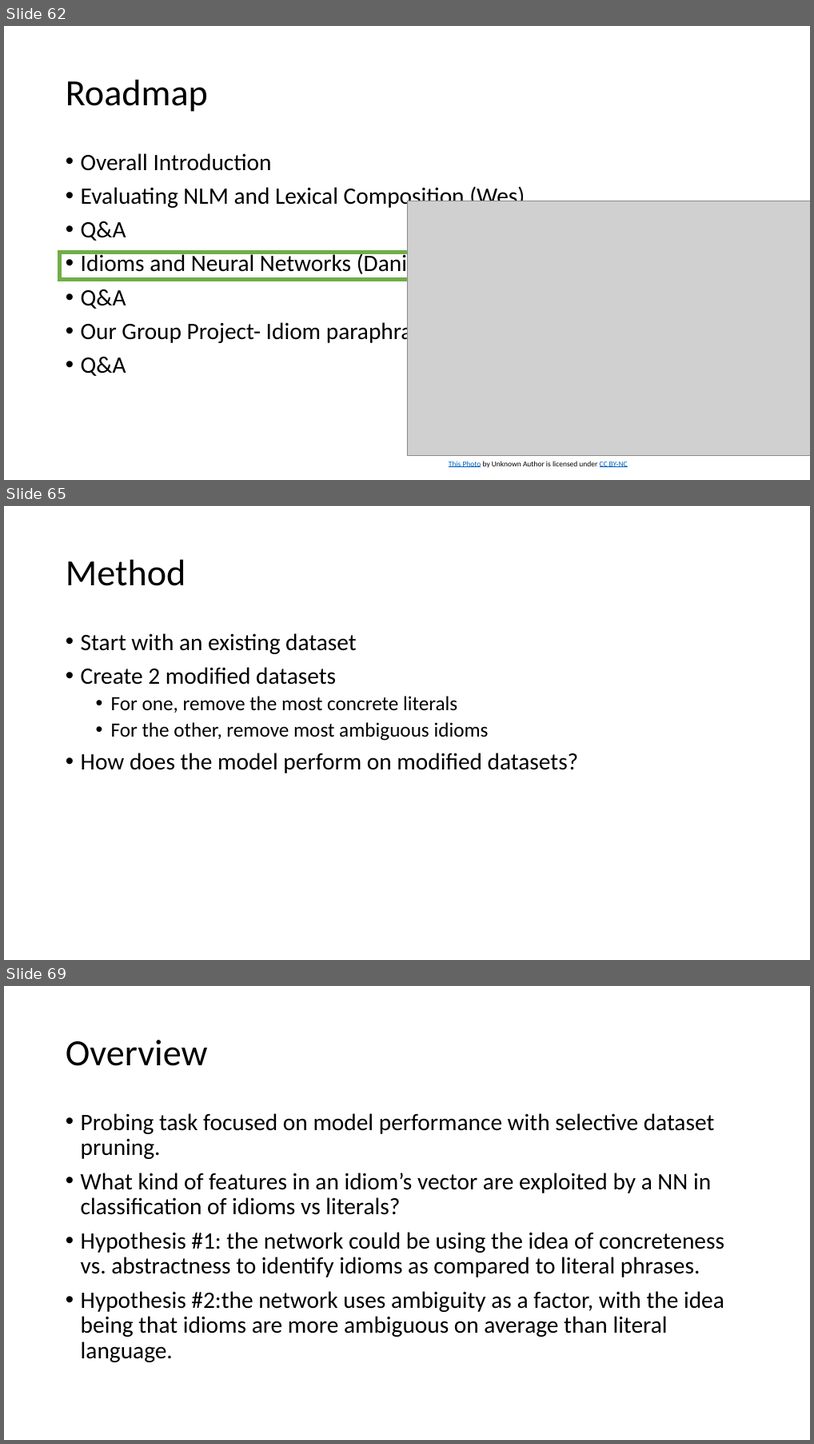
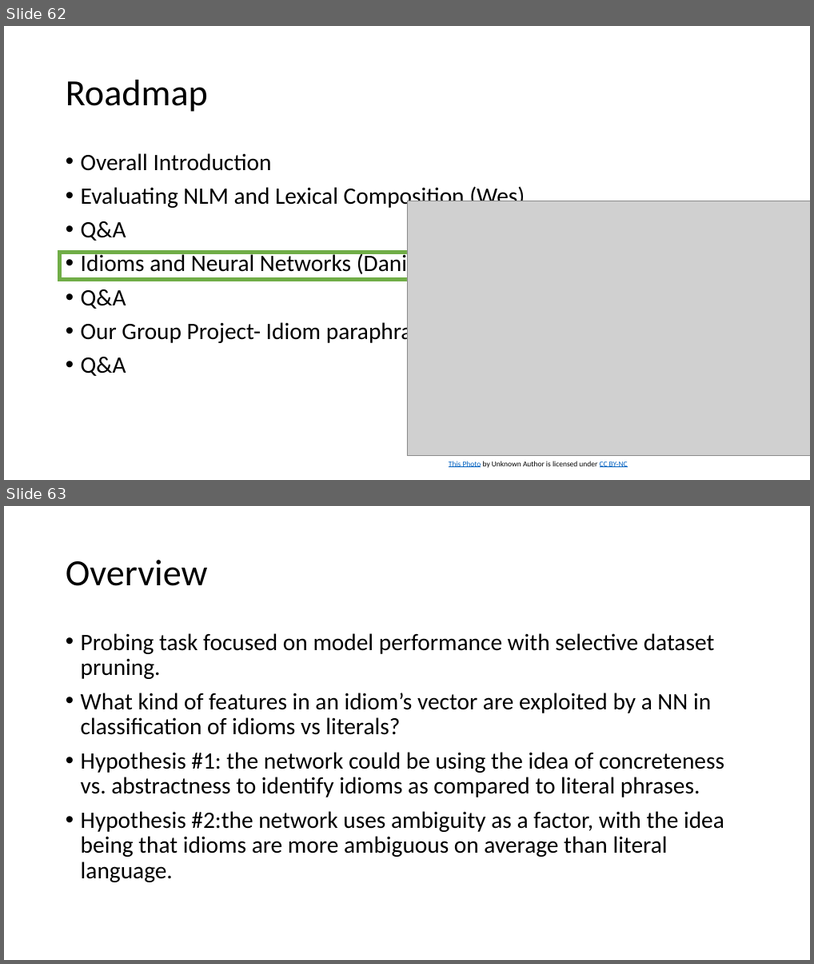
Before and after one commit to spacemanidol/AnalyzingNeuralLanguageModelsGroup1, a slide deck: PaperPresentation02202020.pptx. Shown one above the other, each under a label of ours: slides 62, 65 and 69 before the commit, slides 62 and 63 after it; the slides between them are not shown. The pictures are 814x1444 and 814x964 pixels, drawn with LibreOffice and Linux fonts; fonts in the diff are those of the drawing; grey boxes stand for pictures. Boxes give left, top, right and bottom in pixels: in the first picture for what was removed or moved away, otherwise in the second. Text is boxed around its words. In the diff, an @@ line names an element or a change of style, - is before the commit and + after.

Commit message:
Update PaperPresentation02202020.pptx
Removed the placeholder slides about the idiom paper.

```diff
--- a/PaperPresentation02202020.pptx
+++ b/PaperPresentation02202020.pptx
@@ slide 65 removed at (4,506,810,960), background #FFFFFF @@
@@ title removed at (66,560,186,586) @@
-Method
@@ text removed at (81,633,579,773) @@
-• Start with an existing dataset
-• Create 2 modified datasets
-  • For one, remove the most concrete literals
-  • For the other, remove most ambiguous idioms
-• How does the model perform on modified datasets?
@@ what was slide 69 is now slide 63 @@
```
Also in this commit, not shown: 3 slides changed, 6 other slides removed.
